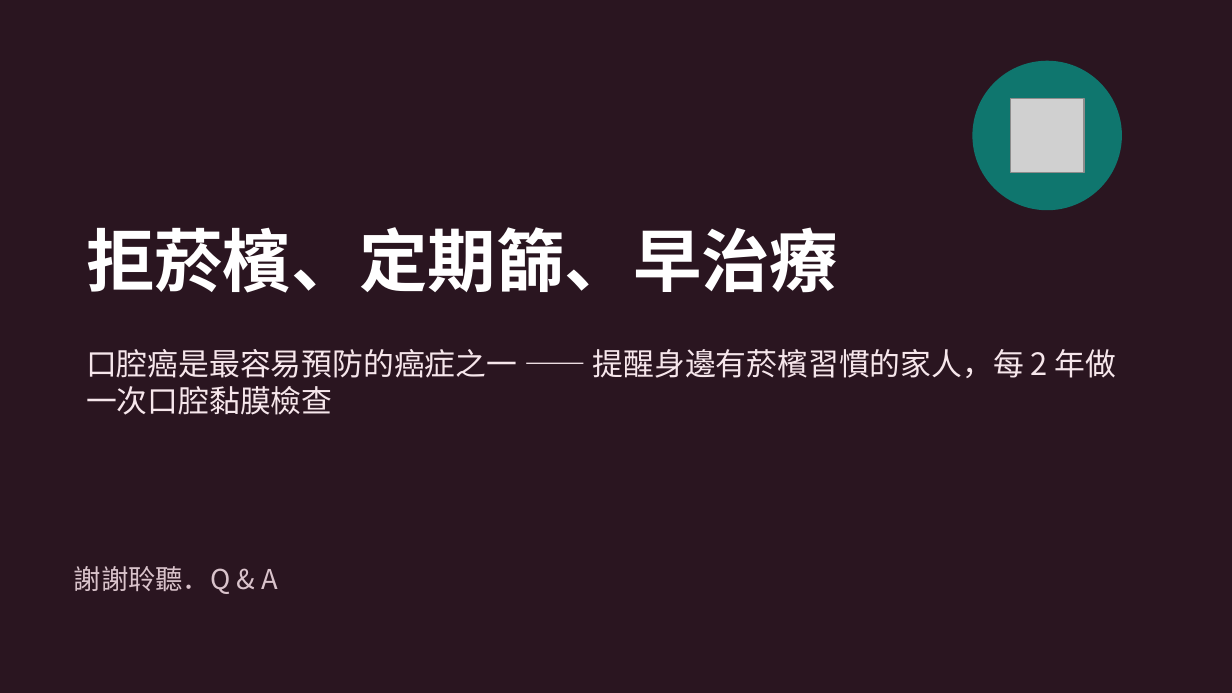
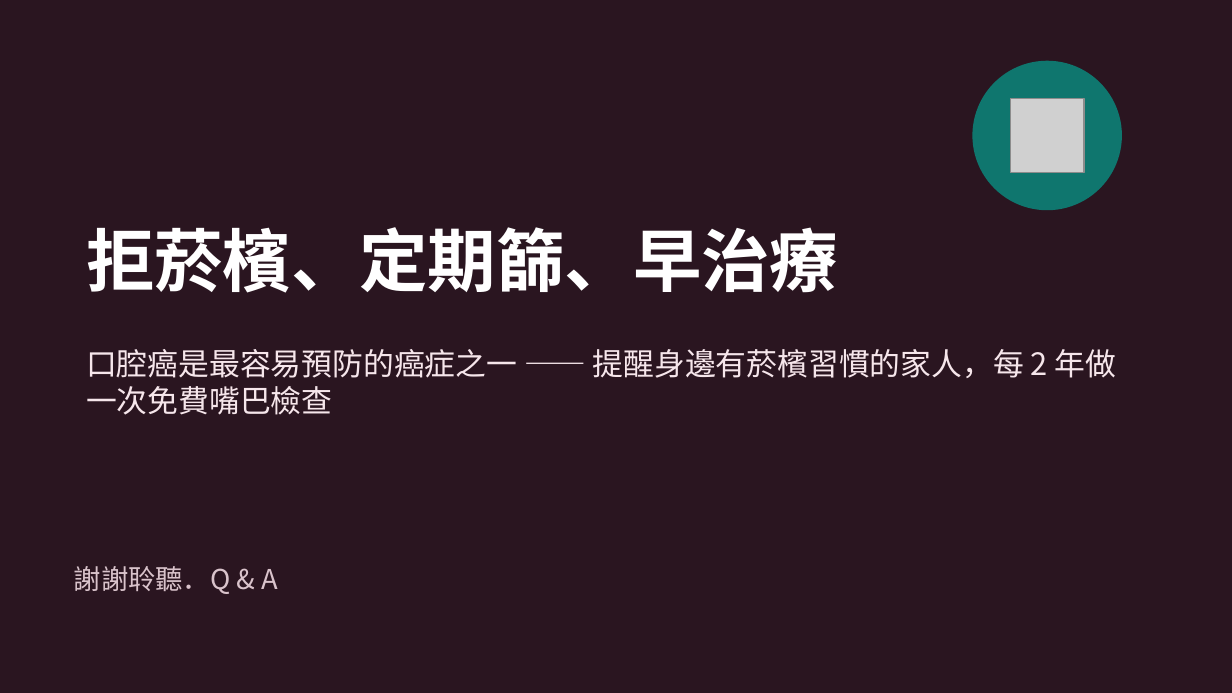
Before and after one commit to Rayyu0404/web, a slide deck: slide 18 of oral-cancer-report/口腔癌報告.pptx (slide 17 before the commit). Drawn at 1232x693 pixels with LibreOffice and Linux fonts; fonts in the diff are those of the drawing; grey boxes stand for pictures. Boxes give left, top, right and bottom in pixels: in the first picture for what was removed or moved away, otherwise in the second. Text is boxed around its words. In the diff, an @@ line names an element or a change of style, - is before the commit and + after.

```diff
--- a/oral-cancer-report/口腔癌報告.pptx
+++ b/oral-cancer-report/口腔癌報告.pptx
@@ text at (x1=86, y1=349, x2=1117, y2=415): text changed @@
-口腔癌是最容易預防的癌症之一 —— 提醒身邊有菸檳習慣的家人，每 2 年做一次口腔黏膜檢查
+口腔癌是最容易預防的癌症之一 —— 提醒身邊有菸檳習慣的家人，每 2 年做一次免費嘴巴檢查
```
Also in this commit, not shown: 12 other slides changed, 1 slide added, 1 other file.
